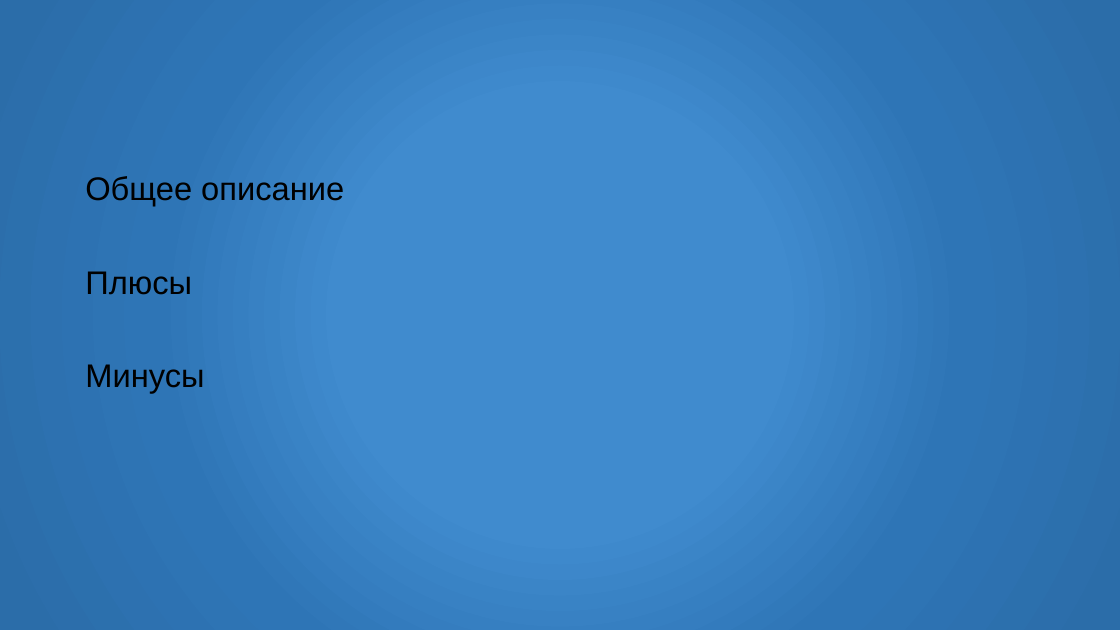
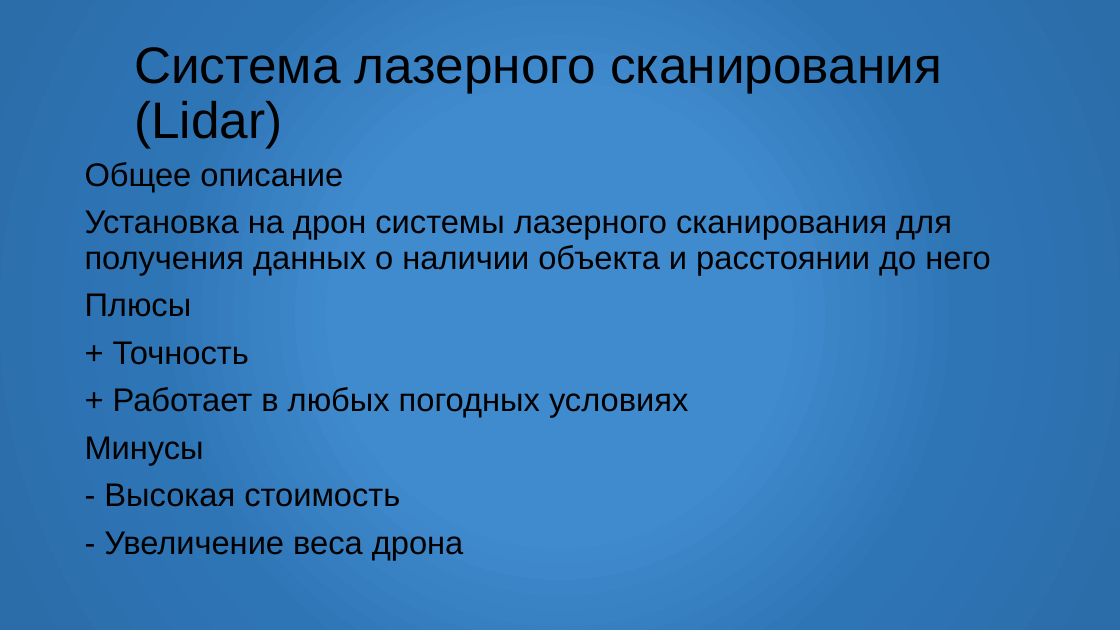
Before and after one commit to Ahimenes17/Airton-2024.10, a slide deck: slide 8 of Мастера Воздушного Кода.pptx. Drawn at 1120x630 pixels with LibreOffice and Linux fonts; fonts in the diff are those of the drawing; background and template pictures are left out. Boxes give left, top, right and bottom in pixels: in the first picture for what was removed or moved away, otherwise in the second. Text is boxed around its words. In the diff, an @@ line names an element or a change of style, - is before the commit and + after.

```diff
--- a/Мастера Воздушного Кода.pptx
+++ b/Мастера Воздушного Кода.pptx
@@ title added at <box>134,47,942,148</box>, 44 pt, text #000000 @@
+Система лазерного сканирования (Lidar)
@@ text "Общее описание": place and size @@
-text "Общее описание" at <box>85,176,344,393</box>
+text "Общее описание" at <box>85,162,991,560</box>
@@ text at <box>85,210,991,275</box>: paragraph added @@
+Установка на дрон системы лазерного сканирования для получения данных о наличии объекта и расстоянии до него
@@ text at <box>113,341,688,417</box>: paragraphs added @@
++ Точность
++ Работает в любых погодных условиях
@@ text at <box>104,483,464,560</box>: paragraphs added @@
+- Высокая стоимость
+- Увеличение веса дрона
```
Also in this commit, not shown: 7 other slides changed.
